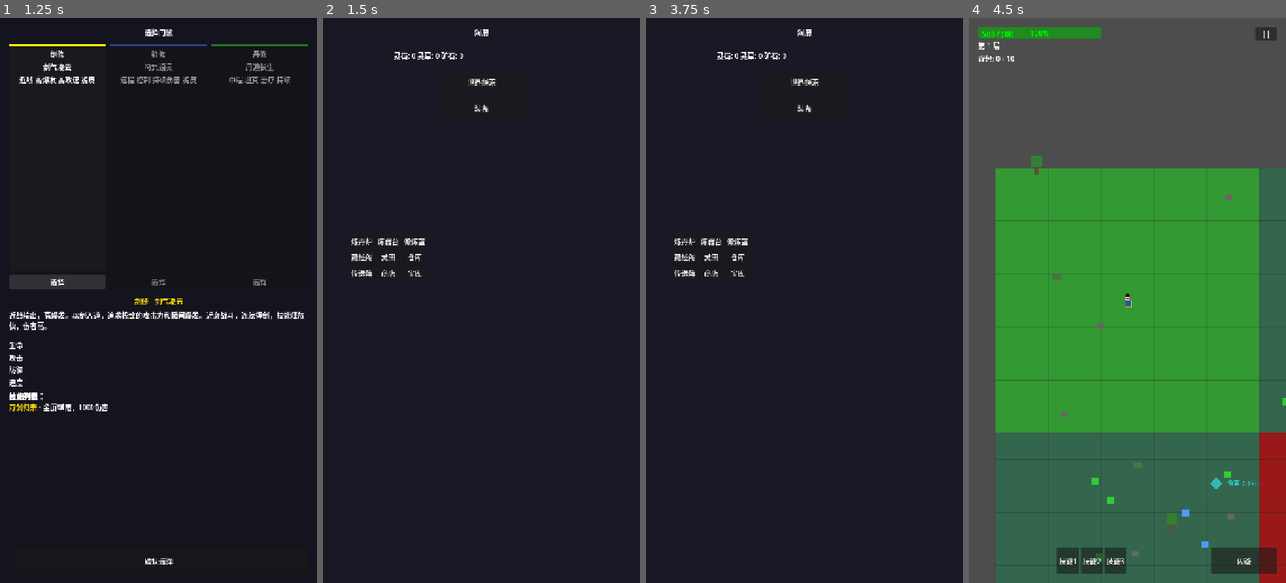
Above: before the commit, frames 1-4 (left to right).
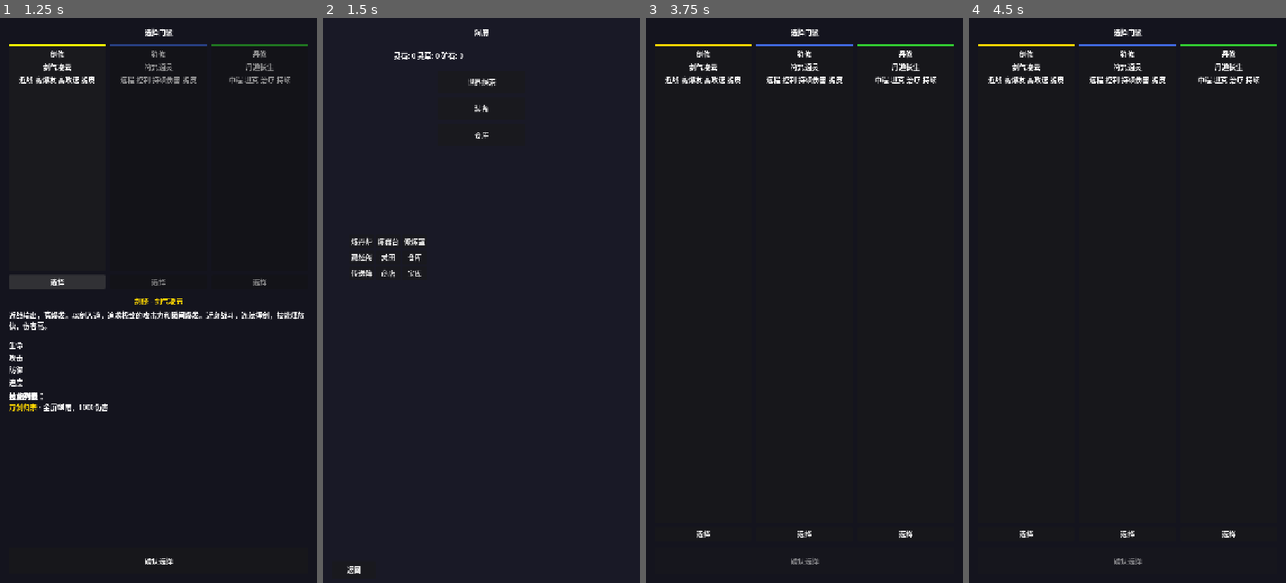
Above: after the commit, the same moments.

Repository: CasbaL/soudache
Game: Godot game, scene res://scenes/ui/faction_select.tscn
The game is run twice, just before and just after one commit, with the same random seed, the same clock (stepped at 60 frames per second) and the same inputs.
Inputs (mouse positions are in pixels of both pictures, inside the frame that each line leads up to):
- Up to frame 1 (1.25 s): click "选择" at 0.5 s
- Up to frame 2 (1.5 s): click "确认选择" at 1.25 s
- Up to frame 3 (3.75 s): click "仓库" at 2 s; click "返回" at 2.75 s; click (677, 571) at 3.5 s, where only the run after the commit has a clickable "返回"
- Up to frame 4 (4.5 s): click (1127, 80) at 4.25 s, where only the run before the commit has a clickable "世界探索"

Frame 1 is identical in both runs. In frame 2, less than 0.1% of the frame differs, in the area x 7-53%, y 20-99%; in frame 3, 2.2%; in frame 4, 100%, in the area x 0-100%, y 0-100%.

Commit message:
fix: 修复多个UI问题并补充缺失资源
- 修复 building_panel.gd 中 meta 变量初始化为空字典的 bug
- 创建 building_panel.tscn 场景文件
- 创建 craft_panel.tscn 场景文件
- 在 haven_main 中添加仓库入口和返回按钮
- 为未使用的工具类添加 TODO 注释
- 恢复 CLAUDE.md 中被删除的 Engine/Input Map 配置信息

Diff:
--- /dev/null
+++ b/scenes/ui/building_panel.tscn
@@ -0,0 +1,85 @@
+[gd_scene load_steps=2 format=3]
+
+[ext_resource type="Script" path="res://scripts/ui/building_panel.gd" id="1"]
+
+[node name="BuildingPanel" type="Control"]
+layout_mode = 3
+anchors_preset = 15
+anchor_right = 1.0
+anchor_bottom = 1.0
+grow_horizontal = 2
+grow_vertical = 2
+script = ExtResource("1")
+
+[node name="Background" type="ColorRect" parent="."]
+layout_mode = 1
+anchors_preset = 15
+anchor_right = 1.0
+anchor_bottom = 1.0
+color = Color(0.1, 0.1, 0.15, 1)
+
+[node name="VBox" type="VBoxContainer" parent="."]
+layout_mode = 1
+anchors_preset = 15
+anchor_right = 1.0
+anchor_bottom = 1.0
+offset_left = 20.0
+offset_top = 20.0
+offset_right = -20.0
+offset_bottom = -20.0
+theme_override_constants/separation = 15
+
+[node name="Title" type="Label" parent="VBox"]
+layout_mode = 2
+text = "建筑管理"
+horizontal_alignment = 1
+
+[node name="Grid" type="GridContainer" parent="VBox"]
+layout_mode = 2
+size_flags_vertical = 3
+columns = 3
+
+[node name="DetailPanel" type="VBoxContainer" parent="."]
+layout_mode = 1
+anchors_preset = 7
+anchor_left = 0.5
+anchor_top = 0.5
+anchor_right = 0.5
+anchor_bottom = 0.5
+offset_left = -150.0
+offset_top = -200.0
+offset_right = 150.0
+offset_bottom = 200.0
+theme_override_constants/separation = 10
+
+[node name="Name" type="Label" parent="DetailPanel"]
+layout_mode = 2
+text = "建筑名称"
+horizontal_alignment = 1
+
+[node name="Desc" type="Label" parent="DetailPanel"]
+layout_mode = 2
+text = "描述"
+horizontal_alignment = 1
+autowrap_mode = 2
+
+[node name="Stats" type="Label" parent="DetailPanel"]
+layout_mode = 2
+text = "属性"
+horizontal_alignment = 1
+
+[node name="Cost" type="Label" parent="DetailPanel"]
+layout_mode = 2
+text = "消耗"
+horizontal_alignment = 1
+autowrap_mode = 2
+
+[node name="UpgradeBtn" type="Button" parent="DetailPanel"]
+layout_mode = 2
+custom_minimum_size = Vector2(0, 40)
+text = "升级"
+
+[node name="CloseBtn" type="Button" parent="DetailPanel"]
+layout_mode = 2
+custom_minimum_size = Vector2(0, 40)
+text = "关闭"
--- /dev/null
+++ b/scenes/ui/craft_panel.tscn
@@ -0,0 +1,89 @@
+[gd_scene load_steps=2 format=3]
+
+[ext_resource type="Script" path="res://scripts/ui/craft_panel.gd" id="1"]
+
+[node name="CraftPanel" type="Control"]
+layout_mode = 3
+anchors_preset = 15
+anchor_right = 1.0
+anchor_bottom = 1.0
+grow_horizontal = 2
+grow_vertical = 2
+script = ExtResource("1")
+
+[node name="Background" type="ColorRect" parent="."]
+layout_mode = 1
+anchors_preset = 15
+anchor_right = 1.0
+anchor_bottom = 1.0
+color = Color(0.1, 0.1, 0.15, 1)
+
+[node name="HBox" type="HBoxContainer" parent="."]
+layout_mode = 1
+anchors_preset = 15
+anchor_right = 1.0
+anchor_bottom = 1.0
+offset_left = 20.0
+offset_top = 20.0
+offset_right = -20.0
+offset_bottom = -20.0
+theme_override_constants/separation = 15
+
+[node name="Left" type="VBoxContainer" parent="HBox"]
+layout_mode = 2
+size_flags_horizontal = 3
+theme_override_constants/separation = 10
+
+[node name="TabContainer" type="TabContainer" parent="HBox/Left"]
+layout_mode = 2
+size_flags_vertical = 3
+
+[node name="炼丹" type="VBoxContainer" parent="HBox/Left/TabContainer"]
+layout_mode = 2
+
+[node name="RecipeList" type="ItemList" parent="HBox/Left/TabContainer/炼丹"]
+layout_mode = 2
+size_flags_vertical = 3
+
+[node name="炼器" type="VBoxContainer" parent="HBox/Left/TabContainer"]
+layout_mode = 2
+visible = false
+
+[node name="RecipeList" type="ItemList" parent="HBox/Left/TabContainer/炼器"]
+layout_mode = 2
+size_flags_vertical = 3
+
+[node name="Right" type="VBoxContainer" parent="HBox"]
+layout_mode = 2
+size_flags_horizontal = 3
+theme_override_constants/separation = 10
+
+[node name="RecipeName" type="Label" parent="HBox/Right"]
+layout_mode = 2
+text = "配方名称"
+horizontal_alignment = 1
+
+[node name="RecipeDesc" type="Label" parent="HBox/Right"]
+layout_mode = 2
+text = "配方描述"
+horizontal_alignment = 1
+autowrap_mode = 2
+
+[node name="Materials" type="Label" parent="HBox/Right"]
+layout_mode = 2
+text = "材料需求"
+vertical_alignment = 0
+autowrap_mode = 2
+
+[node name="CraftBtn" type="Button" parent="HBox/Right"]
+layout_mode = 2
+custom_minimum_size = Vector2(0, 40)
+disabled = true
+text = "炼制"
+
+[node name="Queue" type="Label" parent="HBox/Right"]
+layout_mode = 2
+size_flags_vertical = 3
+text = "队列"
+vertical_alignment = 0
+autowrap_mode = 2
--- a/scenes/ui/haven_main.tscn
+++ b/scenes/ui/haven_main.tscn
@@ -74,6 +74,29 @@
 offset_bottom = 230.0
 text = "装备"
 
+[node name="InventoryButton" type="Button" parent="."]
+layout_mode = 1
+anchors_preset = 5
+anchor_left = 0.5
+anchor_right = 0.5
+offset_left = -100.0
+offset_top = 240.0
+offset_right = 100.0
+offset_bottom = 290.0
+text = "仓库"
+
+[node name="BackButton" type="Button" parent="."]
+layout_mode = 1
+anchors_preset = 2
+anchor_top = 1.0
+anchor_bottom = 1.0
+offset_left = 20.0
+offset_top = -50.0
+offset_right = 120.0
+offset_bottom = -10.0
+grow_vertical = 0
+text = "返回"
+
 [node name="BuildingGrid" type="GridContainer" parent="."]
 layout_mode = 1
 anchors_preset = 8
--- a/scripts/systems/bullet_patterns.gd
+++ b/scripts/systems/bullet_patterns.gd
@@ -1,5 +1,6 @@
 ## 弹幕模式生成器
 ## 提供Boss和敌人常用的弹幕模式
+## TODO: 当前未被任何脚本引用，等待Boss弹幕系统集成
 class_name BulletPatterns
 extends Node
 
--- a/scripts/systems/warning_indicator.gd
+++ b/scripts/systems/warning_indicator.gd
@@ -1,5 +1,6 @@
 ## 攻击预警指示器
 ## 在Boss攻击前显示危险区域
+## TODO: 当前未被Boss脚本调用，等待Boss技能系统集成
 class_name WarningIndicator
 extends Node2D
 
--- a/scripts/ui/building_panel.gd
+++ b/scripts/ui/building_panel.gd
@@ -84,7 +84,7 @@
 			continue
 		var level = BuildingSystem.get_building_level(building_id)
 		var bonus = BuildingSystem.get_building_bonus(building_id)
-		var meta: Dictionary = {}
+		var meta: Dictionary = BuildingData.META.get(building_id, {})
 		var name_lbl: Label = card.get_node("VBox/Name")
 		var level_lbl: Label = card.get_node("VBox/Level")
 		var bonus_lbl: Label = card.get_node("VBox/Bonus")
--- a/scripts/ui/haven_main.gd
+++ b/scripts/ui/haven_main.gd
@@ -14,6 +14,8 @@
 @onready var portal_btn: Button = $BuildingGrid/Portal
 @onready var shop_btn: Button = $BuildingGrid/Shop
 @onready var treasure_vault_btn: Button = $BuildingGrid/TreasureVault
+@onready var inventory_btn: Button = $InventoryButton
+@onready var back_btn: Button = $BackButton
 
 # 资源显示
 @onready var spirit_stone_label: Label = $Resources/SpiritStone
@@ -33,6 +35,8 @@
 	portal_btn.pressed.connect(_on_building_pressed.bind("portal"))
 	shop_btn.pressed.connect(_on_building_pressed.bind("shop"))
 	treasure_vault_btn.pressed.connect(_on_building_pressed.bind("treasure_vault"))
+	inventory_btn.pressed.connect(_on_warehouse_pressed)
+	back_btn.pressed.connect(_on_back_pressed)
 
 	# 更新资源显示
 	_update_resources()
@@ -52,6 +56,16 @@
 func _on_equipment_pressed() -> void:
 	print("[HavenMain] 打开装备界面")
 	get_tree().change_scene_to_file("res://scenes/ui/equipment_panel.tscn")
+
+## 仓库按钮
+func _on_warehouse_pressed() -> void:
+	print("[HavenMain] 打开仓库界面")
+	get_tree().change_scene_to_file("res://scenes/ui/warehouse_panel.tscn")
+
+## 返回门派选择
+func _on_back_pressed() -> void:
+	print("[HavenMain] 返回门派选择")
+	get_tree().change_scene_to_file("res://scenes/ui/faction_select.tscn")
 
 ## 建筑按钮点击
 func _on_building_pressed(building_id: String) -> void:
